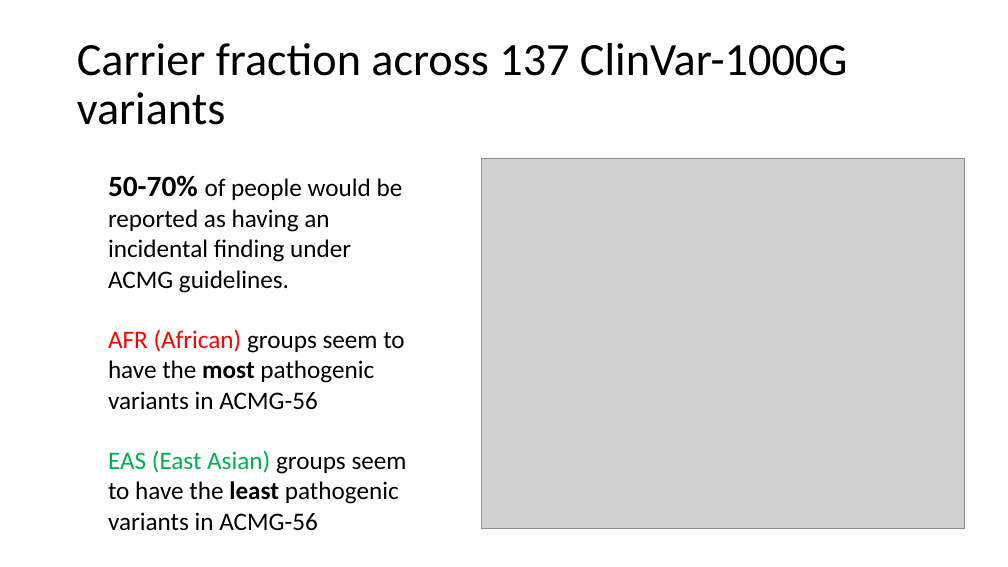
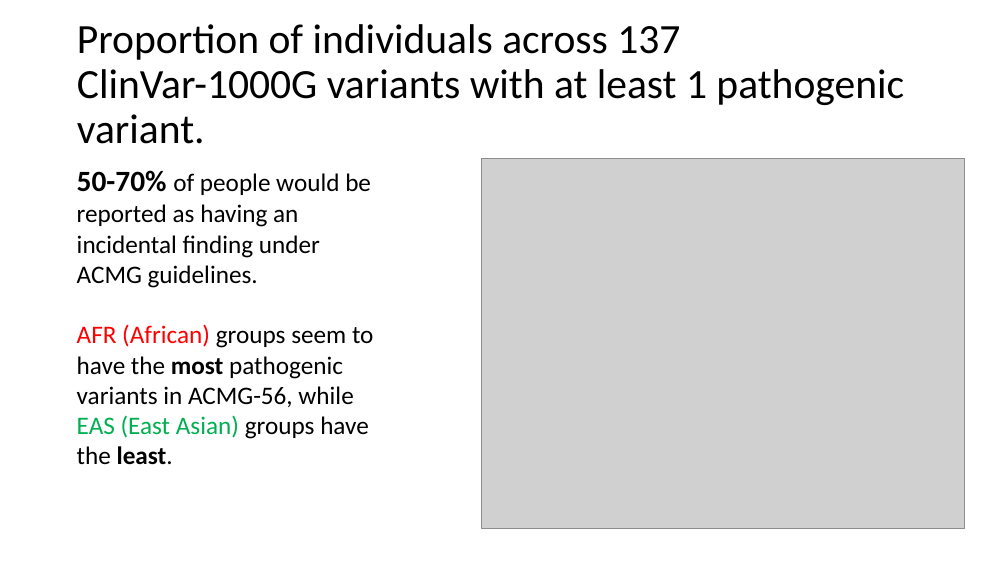
Before and after one commit to dfan/HST-2016, a slide deck: slide 13 of week_7/For_Zak_7_28.pptx (slide 12 before the commit). Drawn at 1008x567 pixels with LibreOffice and Linux fonts; fonts in the diff are those of the drawing; grey boxes stand for pictures. Boxes give left, top, right and bottom in pixels: in the first picture for what was removed or moved away, otherwise in the second. Text is boxed around its words. In the diff, an @@ line names an element or a change of style, - is before the commit and + after.

```diff
--- a/week_7/For_Zak_7_28.pptx
+++ b/week_7/For_Zak_7_28.pptx
@@ title at [77, 24, 904, 144]: text changed; size 44 to 39.6 pt @@
-Carrier fraction across 137 ClinVar-1000G variants
+Proportion of individuals across 137 ClinVar-1000G variants with at least 1 pathogenic variant.
@@ text "50-70% of people would be ...": place and size @@
-text "50-70% of people would be ..." at [108, 175, 407, 531]
+text "50-70% of people would be ..." at [77, 170, 373, 465]
@@ text at [77, 324, 373, 465]: text changed @@
-AFR (African) groups seem to have the most pathogenic variants in ACMG-56
-EAS (East Asian) groups seem to have the least pathogenic variants in ACMG-56
+AFR (African) groups seem to have the most pathogenic variants in ACMG-56, while
+EAS (East Asian) groups have the least.
```
Also in this commit, not shown: 12 other slides changed, 9 slides added, 3 slides removed, 6 other files.
